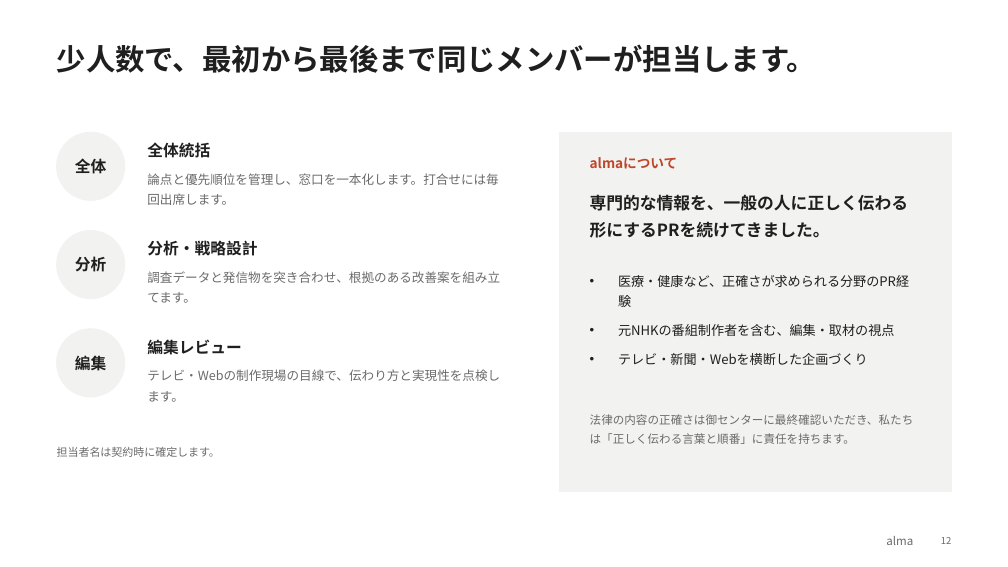
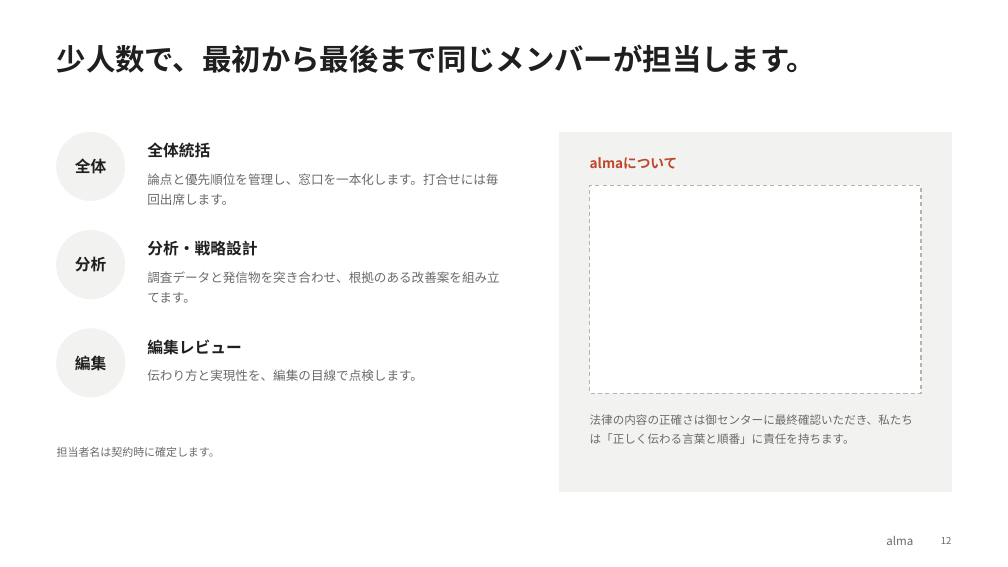
Before and after one commit to araiezes-ai/my-website, a slide deck: slide 12 of proposals/alma_houterasu_proposal_20260930.pptx. Drawn at 1008x567 pixels with LibreOffice and Linux fonts; fonts in the diff are those of the drawing. Boxes give left, top, right and bottom in pixels: in the first picture for what was removed or moved away, otherwise in the second. Text is boxed around its words. In the diff, an @@ line names an element or a change of style, - is before the commit and + after.

```diff
--- a/proposals/alma_houterasu_proposal_20260930.pptx
+++ b/proposals/alma_houterasu_proposal_20260930.pptx
@@ text removed at [590,194,908,238] @@
-専門的な情報を、一般の人に正しく伝わる形にするPRを続けてきました。
@@ rectangle added at [590,185,921,393], fill #FFFFFF, outline #B5B5B0 1 pt dashed @@
@@ text removed at [618,275,909,365] @@
-• 医療・健康など、正確さが求められる分野のPR経験
-• 元NHKの番組制作者を含む、編集・取材の視点
-• テレビ・新聞・Webを横断した企画づくり
@@ text at [147,369,423,381]: text changed @@
-テレビ・Webの制作現場の目線で、伝わり方と実現性を点検します。
+伝わり方と実現性を、編集の目線で点検します。
```
